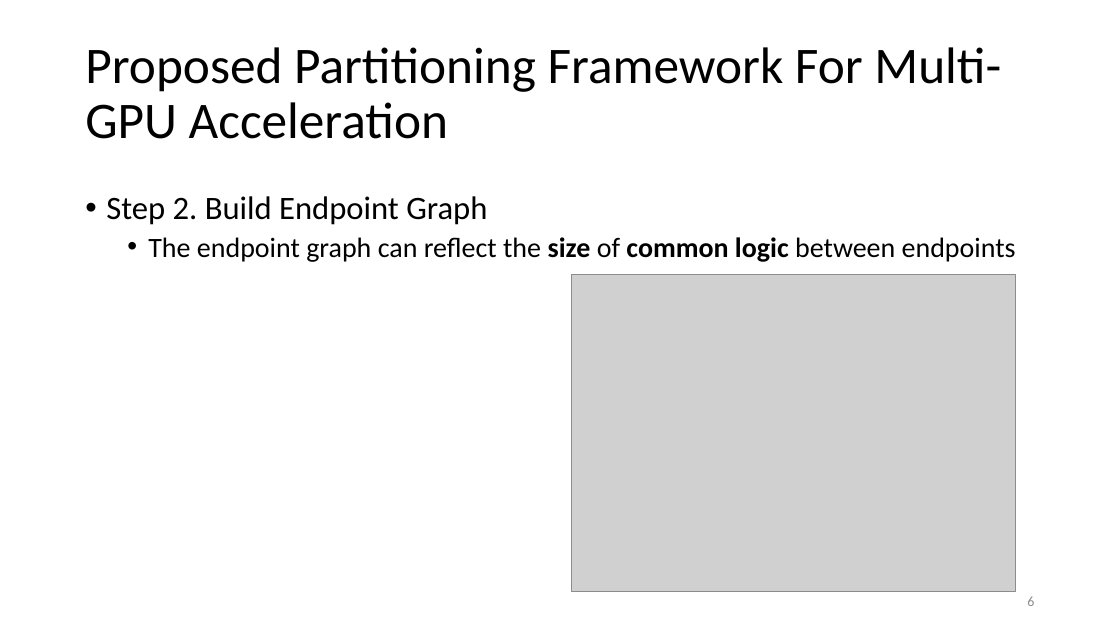
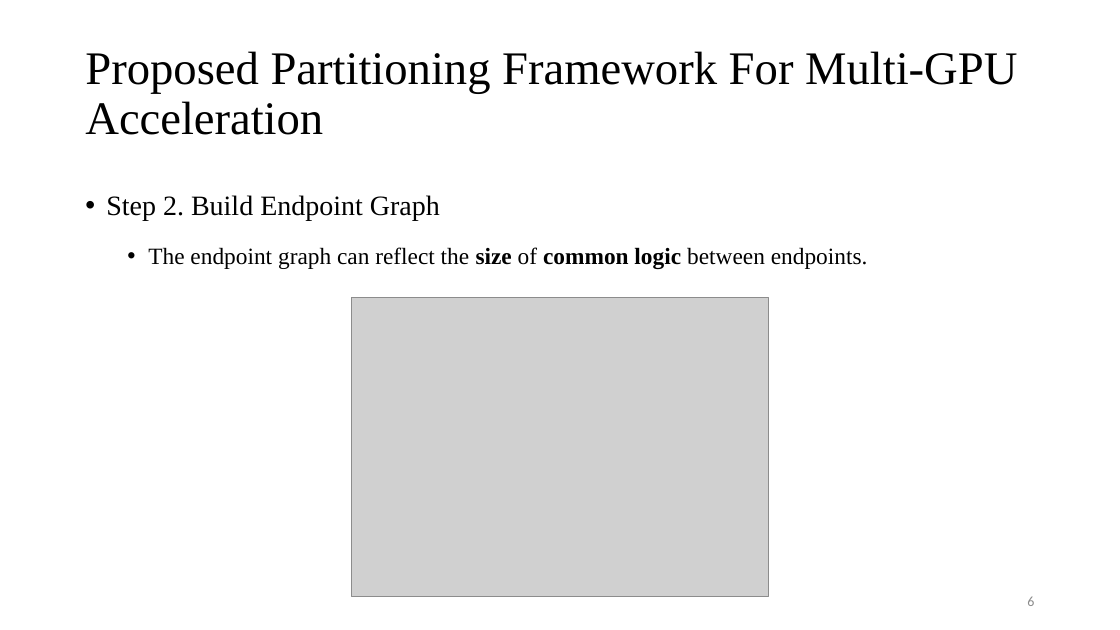
Before and after one commit to Pacific-Feng-Studuies/Studied-Papers, a slide deck: slide 7 of GM/Partition/Fast STA Graph Partitioning Framework for Multi-GPU Acceleration/Fast STA Graph Partitioning Framework for Multi-GPU Acceleration.pptx. Drawn at 1120x630 pixels with LibreOffice and Linux fonts; fonts in the diff are those of the drawing; grey boxes stand for pictures. Boxes give left, top, right and bottom in pixels: in the first picture for what was removed or moved away, otherwise in the second. Text is boxed around its words. In the diff, an @@ line names an element or a change of style, - is before the commit and + after.

```diff
--- a/GM/Partition/Fast STA Graph Partitioning Framework for Multi-GPU Acceleration/Fast STA Graph Partitioning Framework for Multi-GPU Acceleration.pptx
+++ b/GM/Partition/Fast STA Graph Partitioning Framework for Multi-GPU Acceleration/Fast STA Graph Partitioning Framework for Multi-GPU Acceleration.pptx
@@ title "Proposed Partitioning Framework For Multi-GPU ..." at bbox=[85, 51, 1017, 135]: size 44 to 40 pt, font Calibri to Times New Roman @@
@@ text at bbox=[106, 195, 440, 221]: size 28 to 24 pt, font Calibri to Times New Roman in "Step 2. Build Endpoint Graph" @@
@@ text at bbox=[148, 247, 868, 269]: text changed; size 24 to 20 pt; font Calibri to Times New Roman @@
-  • The endpoint graph can reflect the size of common logic between endpoints
+  • The endpoint graph can reflect the size of common logic between endpoints.
@@ picture: place and size @@
-picture at bbox=[571, 274, 1015, 592]
+picture at bbox=[351, 297, 769, 597]
```
Also in this commit, not shown: 12 other slides changed, 8 slides added.
